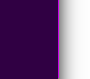
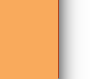
Layers edited between the first and the second w=90, h=79 image:
added group "orange" with 2 layers above "purple" over [left=0, top=0, right=59, bottom=79]
added layer "bar" in group "orange" over [left=0, top=0, right=58, bottom=79]
added layer "edge #1" in group "orange" over [left=1, top=0, right=59, bottom=78]
